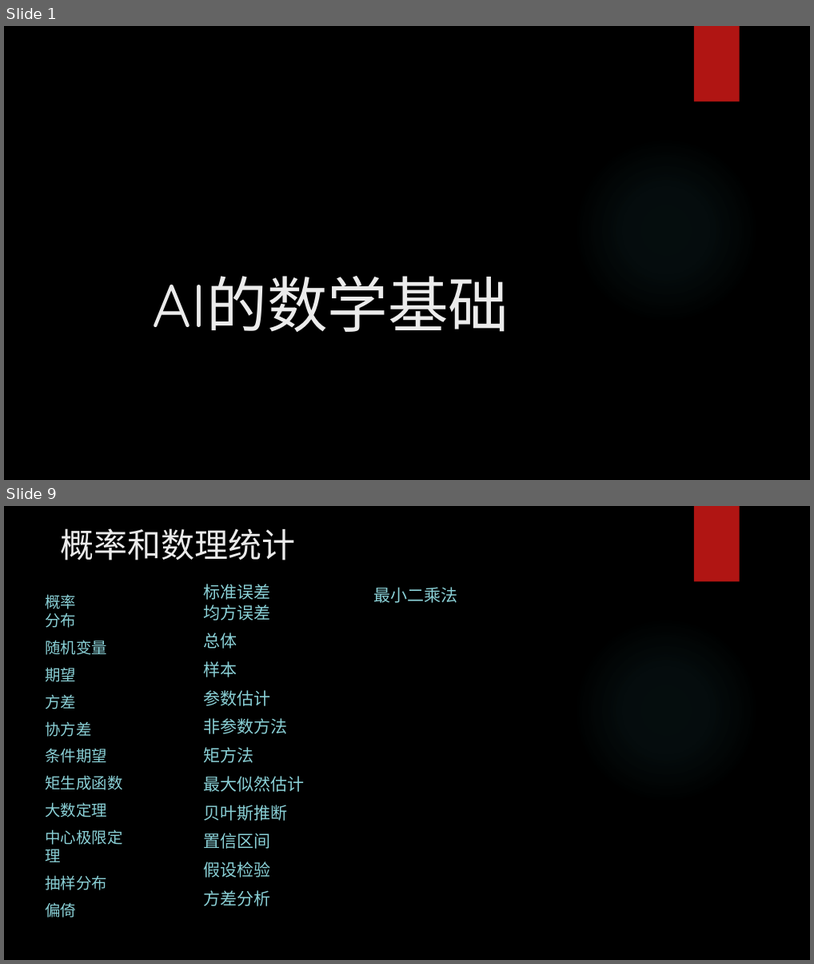
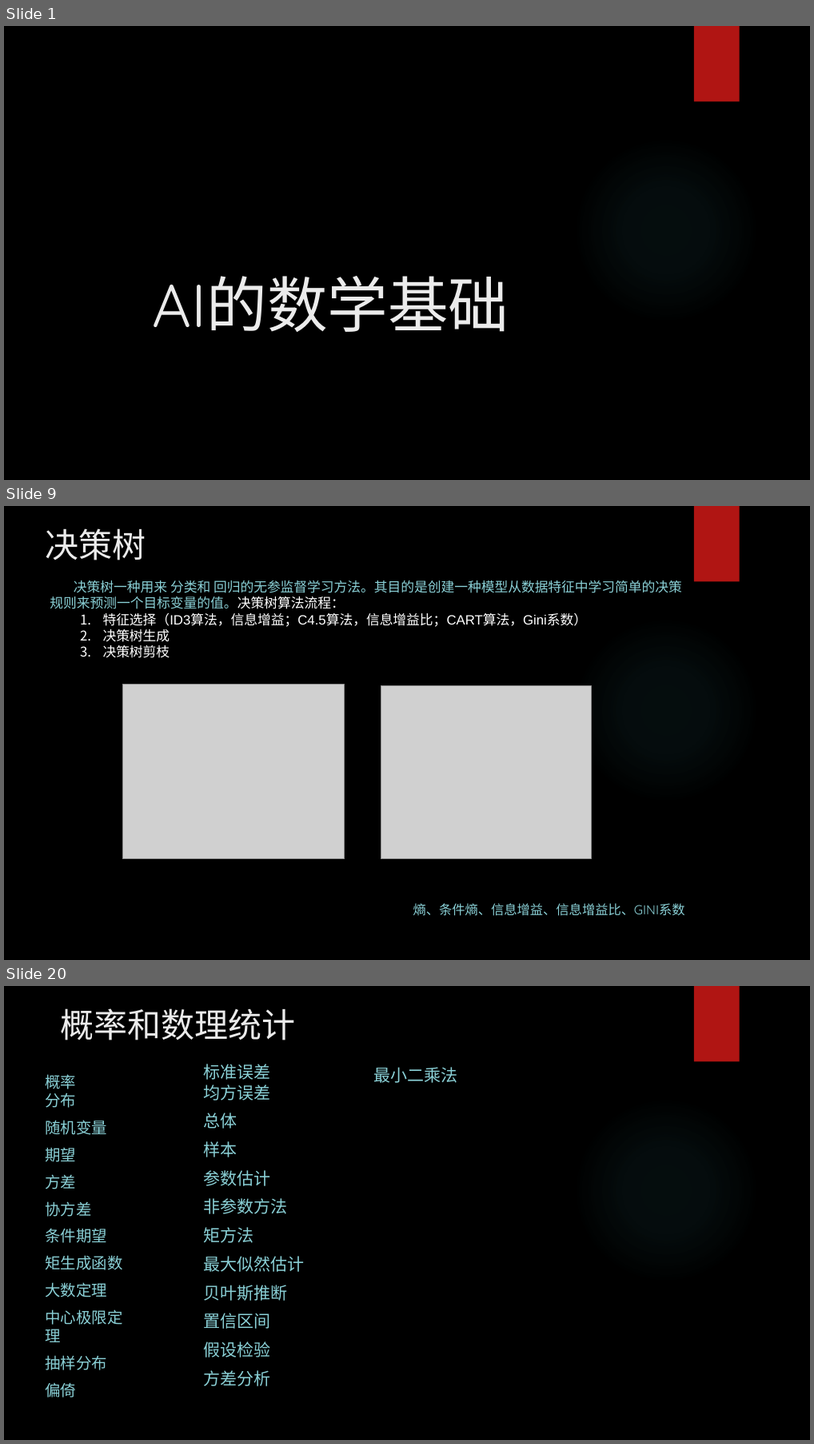
Before and after one commit to yejinlei/about-ml, a slide deck: AI的数学基础.pptx. Shown one above the other, each under a label of ours: slides 1 and 9 before the commit, slides 1, 9 and 20 after it; the slides between them are not shown. The pictures are 814x964 and 814x1444 pixels, drawn with LibreOffice and Linux fonts; fonts in the diff are those of the drawing; grey boxes stand for pictures; background and template pictures are left out. Boxes give left, top, right and bottom in pixels: in the first picture for what was removed or moved away, otherwise in the second. Text is boxed around its words. In the diff, an @@ line names an element or a change of style, - is before the commit and + after.

Commit message:
深度学习

```diff
--- a/AI的数学基础.pptx
+++ b/AI的数学基础.pptx
@@ slide 9 added at [4,506,810,960], background picture (left out); not listed: 2 template elements that a slide beside it also shows @@
@@ title added at [45,528,146,560], 40 pt, text #EBEBEB @@
+决策树
@@ text added at [50,580,682,658], 16 pt, text #FFFFFF @@
+决策树一种用来 分类和 回归的无参监督学习方法。其目的是创建一种模型从数据特征中学习简单的决策规则来预测一个目标变量的值。决策树算法流程：
+  1. 特征选择（ID3算法，信息增益；C4.5算法，信息增益比；CART算法，Gini系数）
+  2. 决策树生成
+  3. 决策树剪枝
@@ picture added at [122,684,345,859] @@
@@ picture added at [381,686,591,859] @@
@@ text added at [414,903,686,916], 15.5 pt, text #8AD0D6 @@
+熵、条件熵、信息增益、信息增益比、GINI系数
@@ what was slide 9 is now slide 20 @@
```
Also in this commit, not shown: 4 slides changed, 17 other slides added, 9 slides removed, 18 other files.
